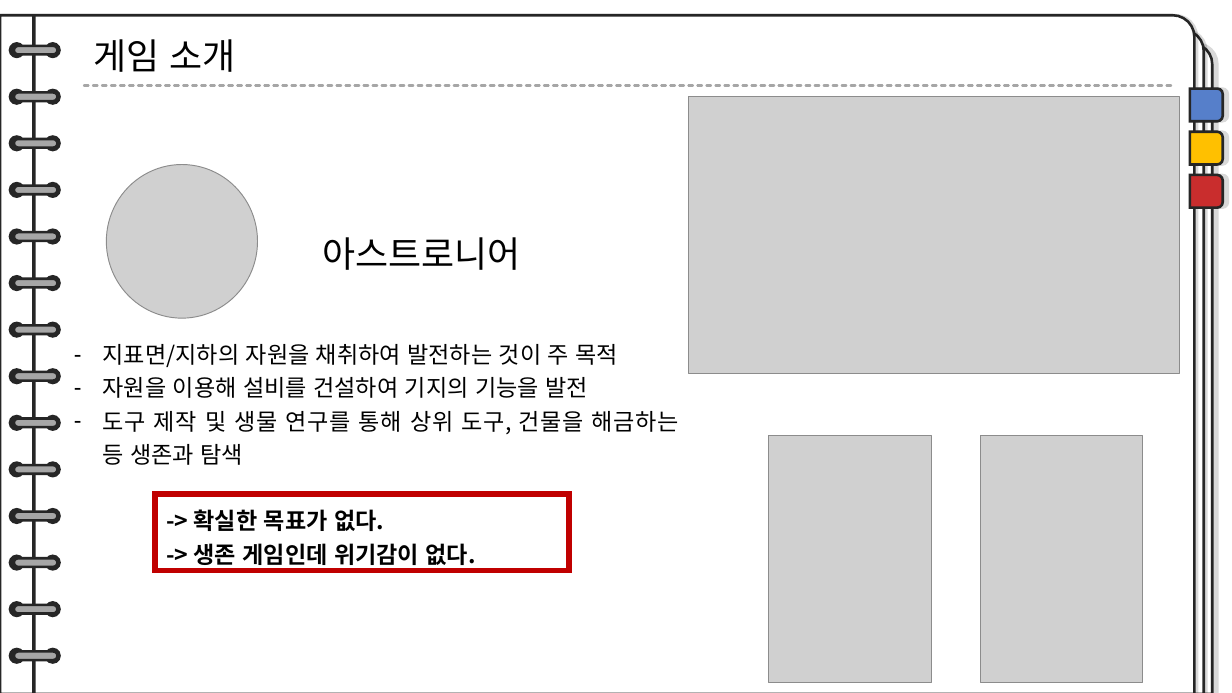
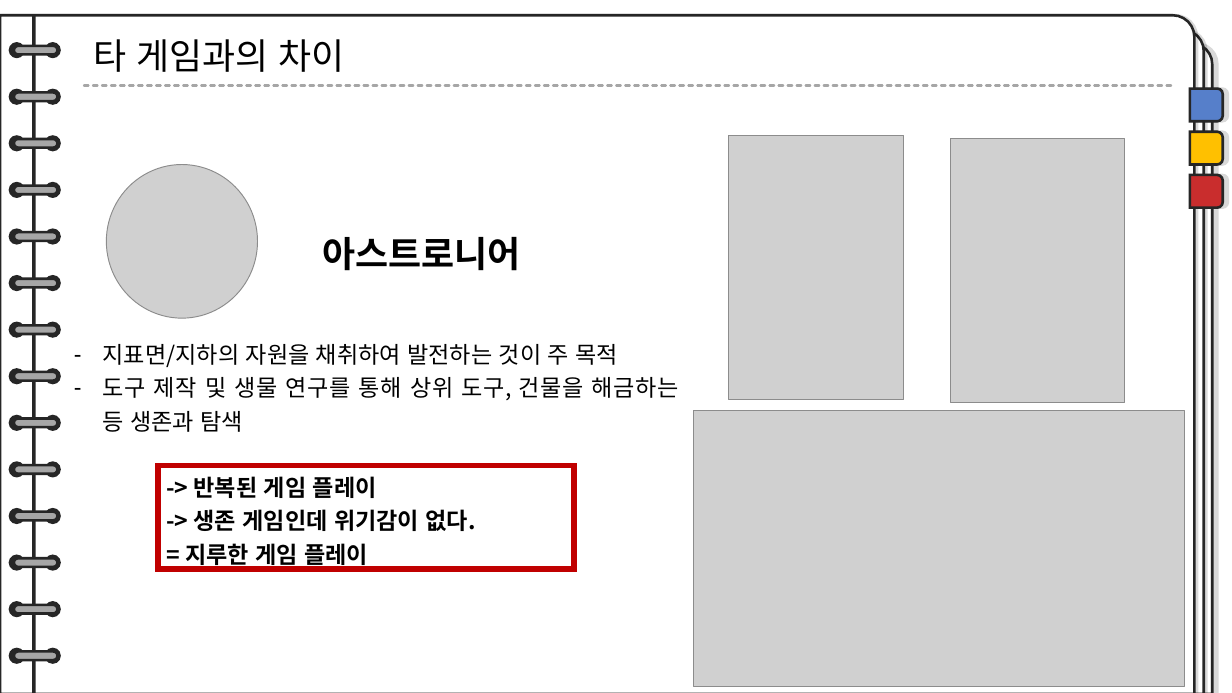
Before and after one commit to TUK-final-graduation-project/GraduationProject, a slide deck: slide 9 of Documents/제안서-수정본.pptx. Drawn at 1232x693 pixels with LibreOffice and Linux fonts; fonts in the diff are those of the drawing; grey boxes stand for pictures. Boxes give left, top, right and bottom in pixels: in the first picture for what was removed or moved away, otherwise in the second. Text is boxed around its words. In the diff, an @@ line names an element or a change of style, - is before the commit and + after.

```diff
--- a/Documents/제안서-수정본.pptx
+++ b/Documents/제안서-수정본.pptx
@@ text at (93,39,344,72): text changed @@
-게임 소개
+타 게임과의 차이
@@ picture: place and size @@
-picture at (769,436,933,683)
+picture at (729,136,904,400)
@@ picture: place and size @@
-picture at (981,436,1143,683)
+picture at (951,139,1125,403)
@@ text "아스트로니어" at (323,237,521,271): bold on @@
@@ text at (103,377,588,398): paragraph removed @@
-– 자원을 이용해 설비를 건설하여 기지의 기능을 발전
@@ picture: place and size @@
-picture at (689,97,1180,373)
+picture at (693,410,1185,687)
@@ rectangle: place and size @@
-rectangle at (155,494,569,570)
+rectangle at (158,466,574,569)
@@ text at (194,476,377,498): text changed @@
--> 확실한 목표가 없다.
+-> 반복된 게임 플레이
@@ text at (185,543,368,568): paragraph added @@
+= 지루한 게임 플레이
```
Also in this commit, not shown: 13 other slides changed, 6 slides added, 8 slides removed.
